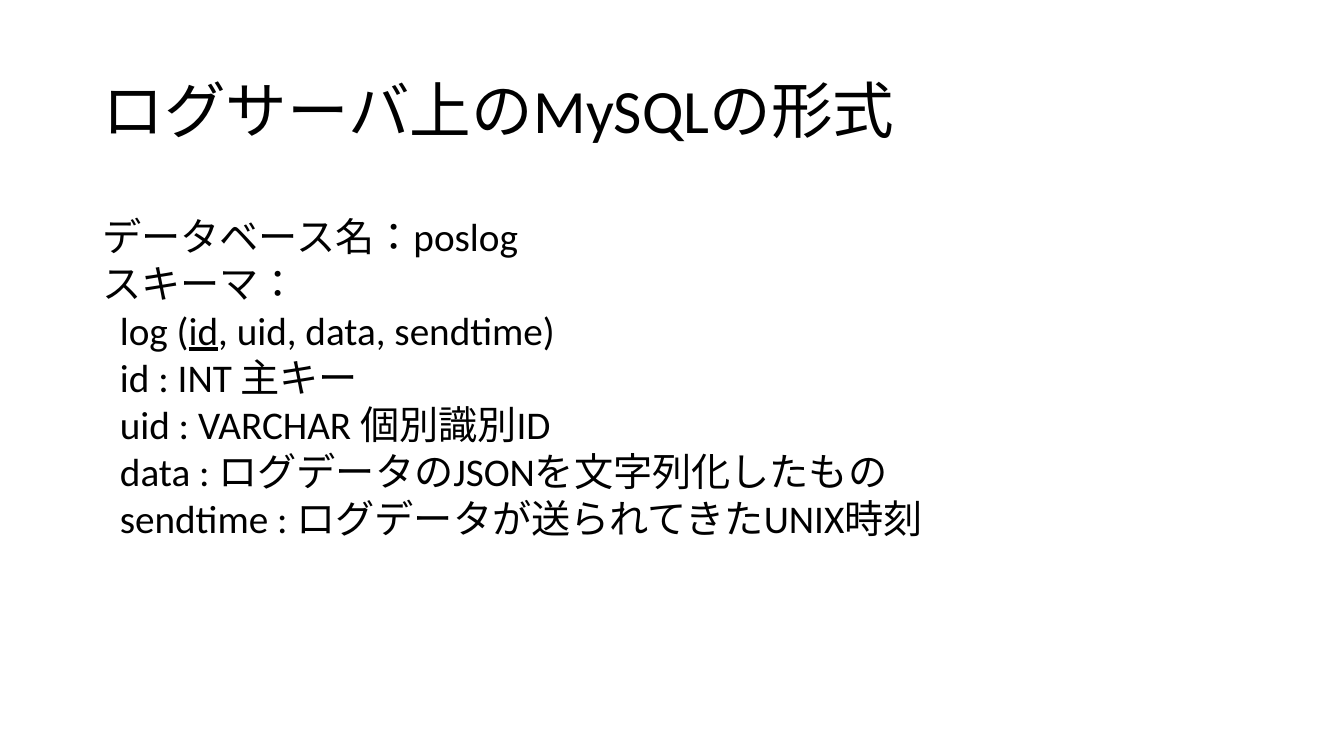
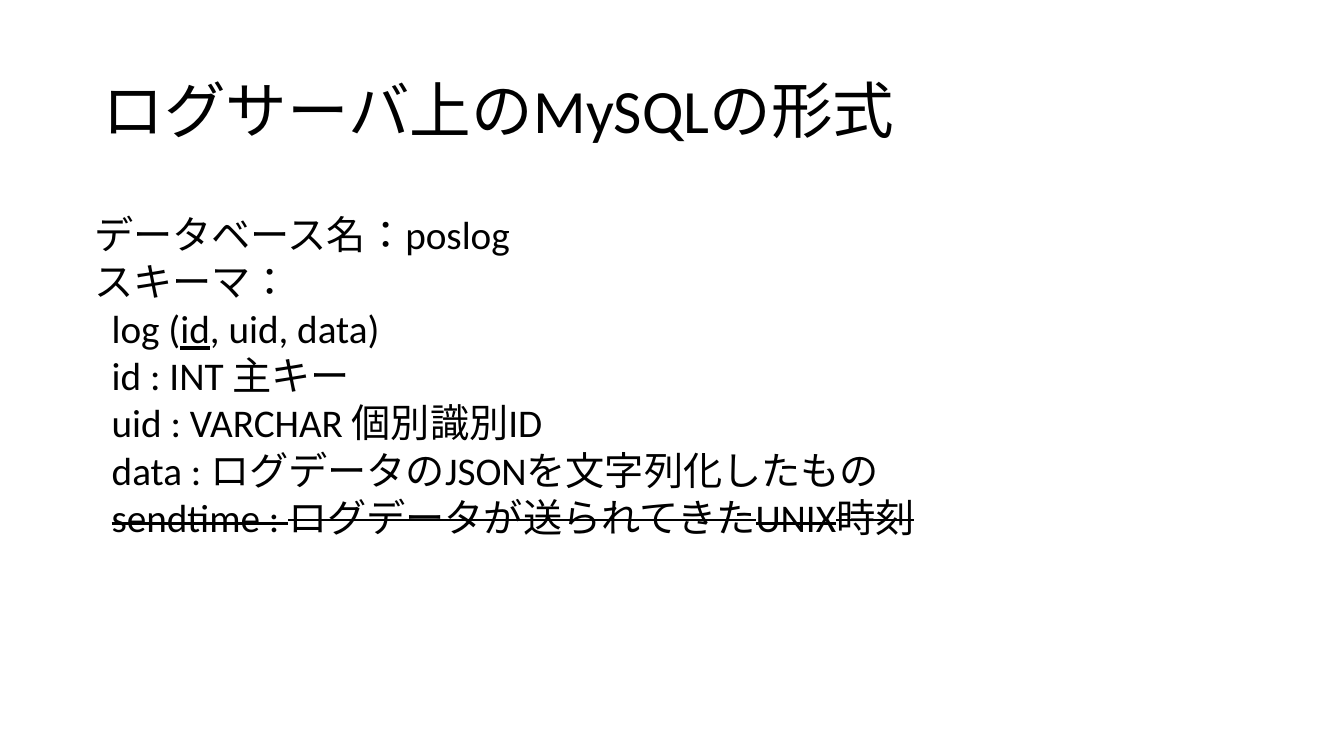
Before and after one commit to Tsukuba-SAY/documents, a slide deck: slide 6 of 利用ログの形式.pptx. Drawn at 1344x756 pixels with LibreOffice and Linux fonts; fonts in the diff are those of the drawing. Boxes give left, top, right and bottom in pixels: in the first picture for what was removed or moved away, otherwise in the second. Text is boxed around its words. In the diff, an @@ line names an element or a change of style, - is before the commit and + after.

```diff
--- a/利用ログの形式.pptx
+++ b/利用ログの形式.pptx
@@ text "データベース名：poslog スキーマ： log (id, uid, ...": place and size @@
-text "データベース名：poslog スキーマ： log (id, uid, ..." at box(102, 217, 922, 537)
+text "データベース名：poslog スキーマ： log (id, uid, ..." at box(94, 215, 914, 536)
@@ text at box(94, 215, 510, 350): text changed @@
-データベース名：poslog
-スキーマ：
-log (id, uid, data, sendtime)
+データベース名：poslog
+スキーマ：
+log (id, uid, data)
@@ text at box(112, 357, 914, 536): strikethrough on in "sendtime : ログデータが送られてきたUNIX時刻" @@
```
Also in this commit, not shown: 4 other slides changed, 1 other file.
